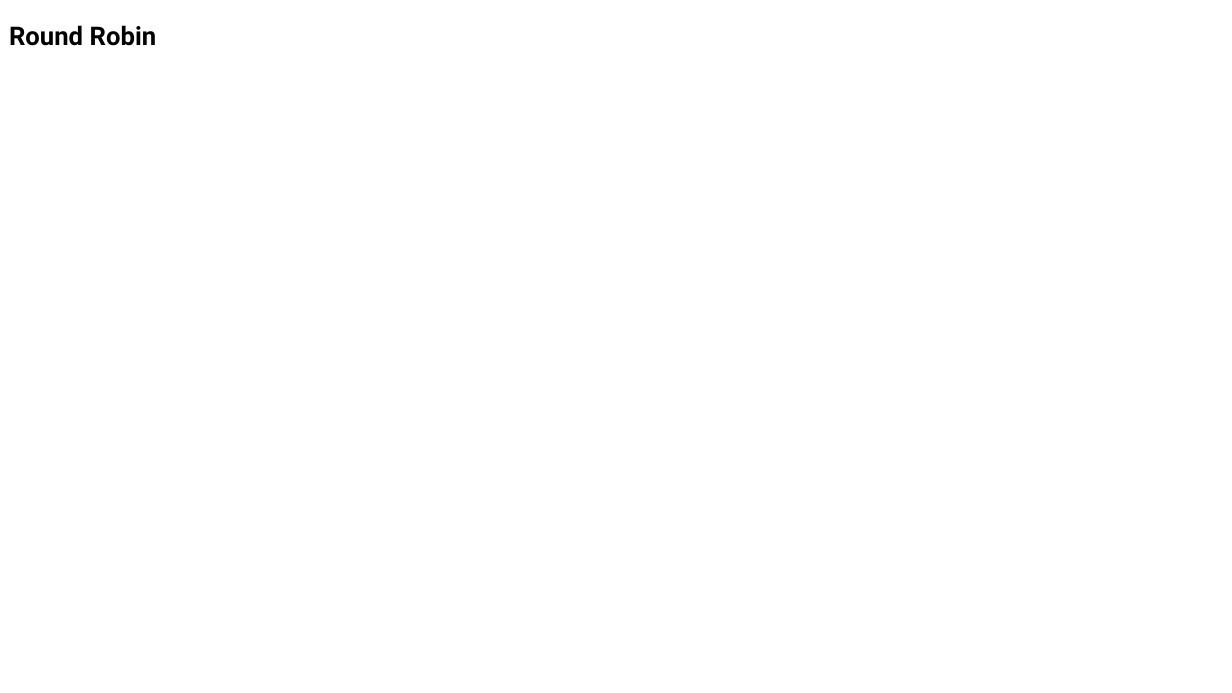
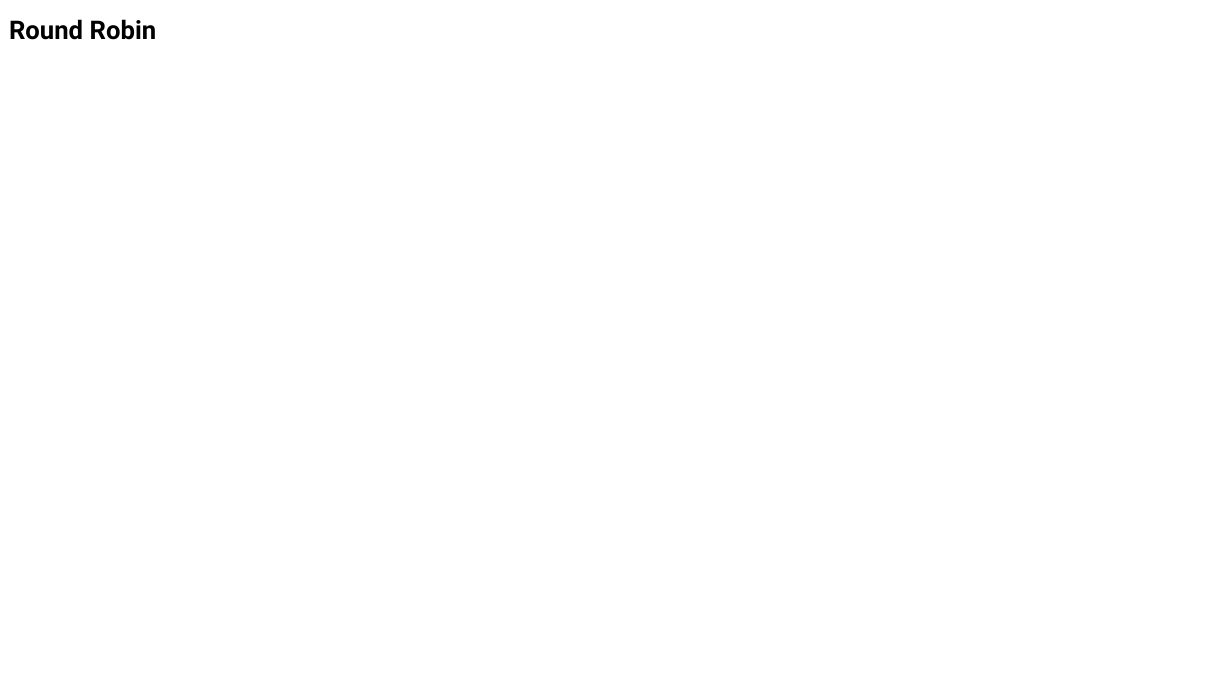
Before and after one commit to AlexandrosChal/Event-driven-network-simulation-in-Python-and-SimPy, a slide deck: slide 35 of Παρουσίαση.pptx. Drawn at 1232x693 pixels with LibreOffice and Linux fonts; fonts in the diff are those of the drawing; background and template pictures are left out. Boxes give left, top, right and bottom in pixels: in the first picture for what was removed or moved away, otherwise in the second. Text is boxed around its words. In the diff, an @@ line names an element or a change of style, - is before the commit and + after.

```diff
--- a/Παρουσίαση.pptx
+++ b/Παρουσίαση.pptx
@@ text "Round Robin": place and size @@
-text "Round Robin" at (9,25,157,46)
+text "Round Robin" at (9,19,157,40)
```
Also in this commit, not shown: 3 other slides changed, 2 other files.
